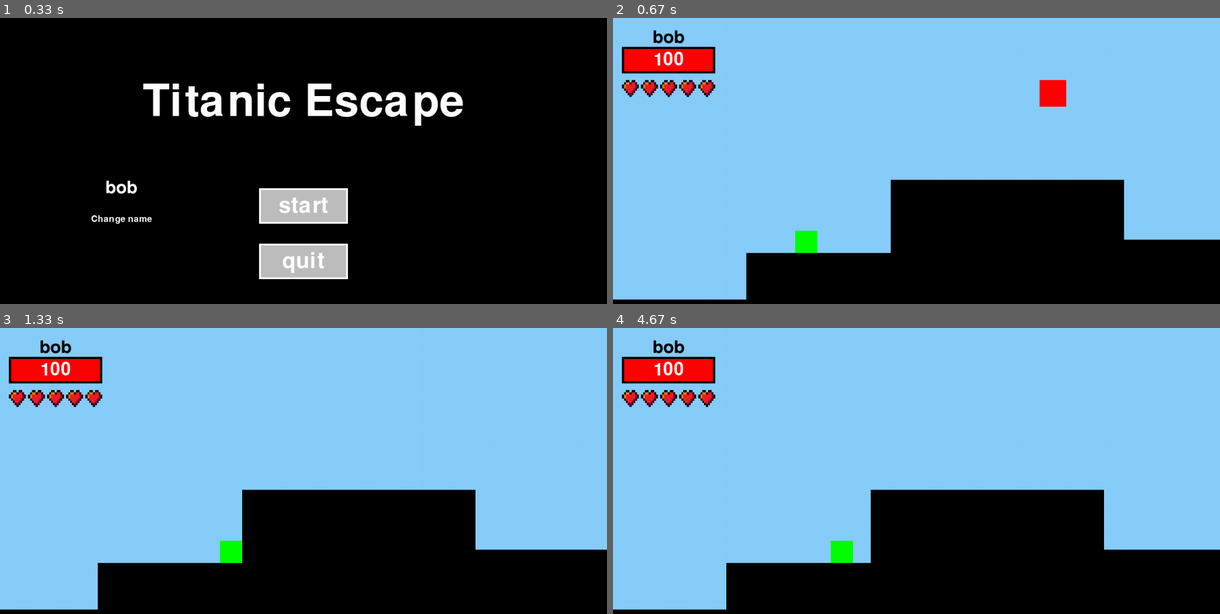
Above: before the commit, frames 1-4 (two rows, left to right).
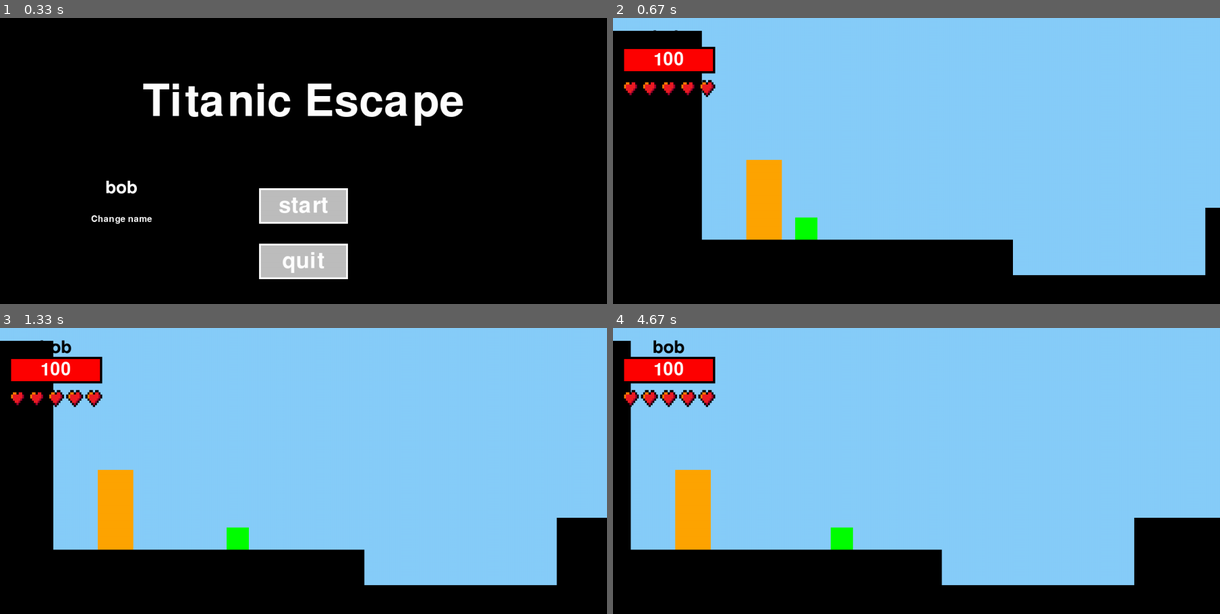
Above: after the commit, the same moments.

Repository: cast-hen/titanic_escape
Game: pygame game, started from main.py
The game is run twice, just before and just after one commit, with the same random seed, the same clock (stepped at 60 frames per second) and the same inputs.
Inputs (mouse positions are in pixels of both pictures, inside the frame that each line leads up to):
- Up to frame 1 (0.33 s): no input
- Up to frame 2 (0.67 s): click (916, 189) at 0.38 s
- Up to frame 3 (1.33 s): tap Enter at 0.67 s; hold D from 1 s (still down); click (115, 448) at 1.08 s
- Up to frame 4 (4.67 s): release D at 1.47 s; hold W 1.5-1.97 s; click (1007, 379) at 1.58 s; hold W 3.5-3.87 s; hold A from 4.57 s (still down)

Frame 1 is identical in both runs. In frame 2, 30% of the frame differs, in the area x 0-100%, y 4-99%; in frame 3, 25%; in frame 4, 23%.

Commit message:
1 scherm extra en bug fixes

Diff:
--- a/parkour_functies.py
+++ b/parkour_functies.py
@@ -70,7 +70,7 @@
             self.yspeed = 0
             self.on_ground = True
             self.Rect.topleft = (self.xpos - CameraPosx, self.ypos)
-            Collider = platform.Type
+            Collider.append(platform.Type)
         if self.xpos + self.width > WIDTH:
             self.xpos = WIDTH - self.width
             Collider.append(platform.Type)
@@ -128,7 +128,7 @@
     jump_height = -25
     speed = 10
     running = True
-    scene = 10
+    scene = 1
     mouseDown = False
     CameraPosx = 0
     RespawnPos = (-900, 450)
@@ -184,11 +184,19 @@
     cube38 = Objects(125, 365, 525, 325, 'black', 1, 0, 0, 10, "Collider")
     cube39 = Objects(625, 500, 430, 250, 'black', 1, 0, 0, 10, "Collider")
     cube40 = Objects(1025, 280, 400, 475, 'black', 1, 0, 0, 10, "Collider")
+
     cube41 = Objects(460, 0, 60, 60, 'red', 1, 0, 0, 10, MoveObject((460, -100), (460, 2000), 0.5, 10, False))
     cube42 = Objects(1050, 600, 60, 60, 'red', 1, 0, 0, 10, MoveObject((1050, -100), (1050, 2000), 0.4, 10, False))
     cube43 = Objects(150, 300, 60, 60, 'red', 1, 0, 0, 10, MoveObject((150, -100), (150, 2000), 0.6, 10, False))
+
+    cube44 = Objects(-500, 285, 400, 600, 'black', 1, 0, 0, 11, "Collider")
+    cube45 = Objects(216, 400, 475, 370, 'black', 1, 0, 0, 11, "Collider")
+
+    cube46 = Objects(0, -100, 60, 60, 'red', 1, 0, 0, 11, MoveObject((0, -100), (0, 2000), 1, 10, False))
+    cube47 = Objects(50, -250, 60, 60, 'red', 1, 0, 0, 11, MoveObject((50, -100), (50, 2000), 1, 10, False))
+
     # voeg hier nieuwe platformen to zodat ze collision krijgen.
-    platforms = [cube1, cube2, cube3, cube4, cube5, cube6, c …(250 unchanged characters)… , cube39, cube40, cube41, cube42, cube43]
+    platforms = [cube1, cube2, cube3, cube4, cube5, cube6, c …(250 unchanged characters)… , cube39, cube40, cube41, cube42, cube43, cube44, cube45, cube46, cube47]
 
     PlayerPos2 = (playerObject.xpos, playerObject.ypos)
     PlayerPos1 = PlayerPos2
@@ -299,10 +307,20 @@
             cube39.draw(screen, CameraPosx)
             cube40.draw(screen, CameraPosx)
 
-
-
-
         if scene == 11:
+            RespawnPos = (-340, 350)
+
+            cube46.draw(screen, CameraPosx)
+            cube47.draw(screen, CameraPosx)
+
+            playerObject.draw(screen, CameraPosx)
+            cube44.draw(screen, CameraPosx)
+            cube45.draw(screen, CameraPosx)
+
+
+
+
+        if scene == 12:
             eind()
             return "Menu"
 
@@ -310,6 +328,7 @@
 
         playerObject.xspeed = speed * (keys["right"] - keys["left"])
         # maakt de speler dood
+
         for Collider in Colliders:
             if playerObject.ypos >= HEIGHT - playerObject.height - 10 or Collider == "Death" or type(Collider) == MoveObject:
                 player.lives, state = game_over(player.lives)
@@ -328,6 +347,8 @@
         (cube41.xpos, cube41.ypos) = cube41.Type.Move((int(cube41.xpos), int(cube41.ypos)))
         (cube42.xpos, cube42.ypos) = cube42.Type.Move((int(cube42.xpos), int(cube42.ypos)))
         (cube43.xpos, cube43.ypos) = cube43.Type.Move((int(cube43.xpos), int(cube43.ypos)))
+        (cube46.xpos, cube46.ypos) = cube46.Type.Move((int(cube46.xpos), int(cube46.ypos)))
+        (cube47.xpos, cube47.ypos) = cube47.Type.Move((int(cube47.xpos), int(cube47.ypos)))
 
 
         # veranderd camera position
